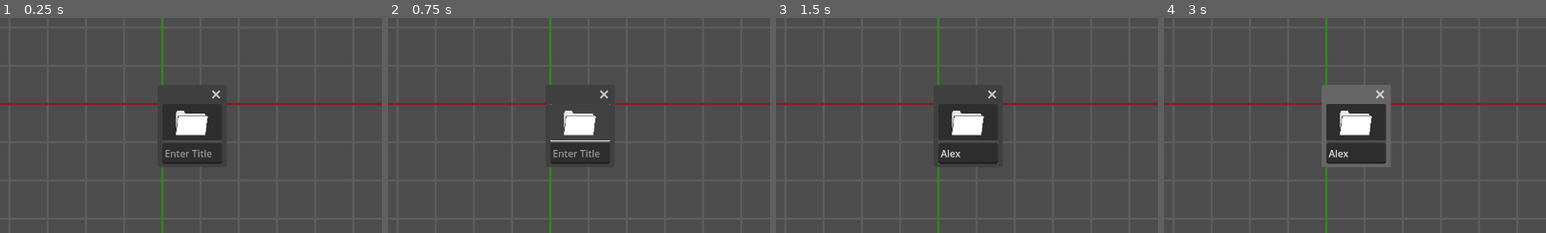
Above: before the commit, frames 1-4 (left to right).
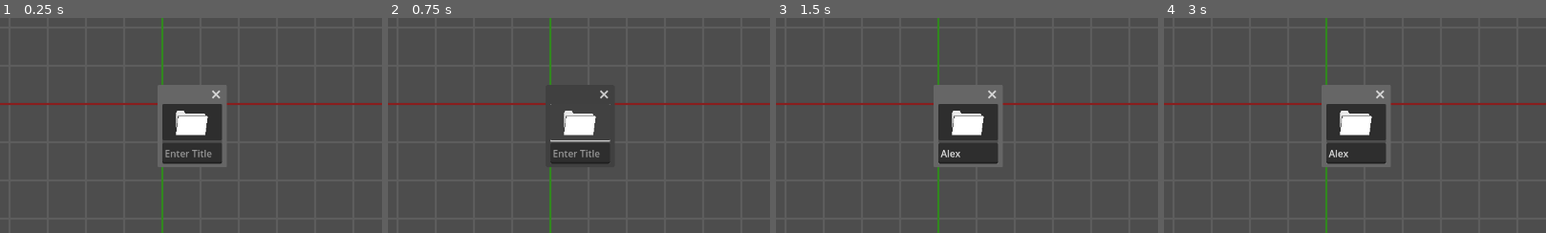
Above: after the commit, the same moments.

Repository: TophatMoth/TMPMS-v2
Game: Godot game, scene res://InProject.tscn
The game is run twice, just before and just after one commit, with the same random seed, the same clock (stepped at 60 frames per second) and the same inputs. The engine's default icon, where the game draws it, is replaced by a stand-in: a white triangle on a blue panel in a dark square.
Inputs (mouse positions are % of the whole screen's width and height, from its top left):
- Up to frame 1 (0.25 s): no input
- Up to frame 2 (0.75 s): click (54, 57) at 0.52 s; type "Alex" at 0.6 s
- Up to frame 3 (1.5 s): click (54, 61) at 0.75 s; type "Alex" at 0.83 s; click (3, 5) at 1.25 s
- Up to frame 4 (3 s): click (8, 5) at 2 s; click (13, 5) at 2.75 s
The pictures show only the part of the screen within x 29-79%, y 30-80%; the shares and areas given below are measured in that part.

The runs differ from the first frame. In frame 1, 2.4% of the frame differs, in the area x 41-60%, y 31-70%; in frame 2, nothing differs; in frame 3, 2.4%; in frame 4, nothing differs.

Commit message:
UI Fixes
- The UI will no longer show up behind the FileObjects
- Lowered the minimum size for a FileObject

Diff:
--- a/FileObjects/BaseFileObject.tscn
+++ b/FileObjects/BaseFileObject.tscn
@@ -4,6 +4,6 @@
 
 [node name="FileObject" type="Window"]
 disable_3d = true
-min_size = Vector2i(100, 100)
+min_size = Vector2i(20, 20)
 content_scale_aspect = 4
 script = ExtResource("1_8rn4g")
--- a/Global.gd
+++ b/Global.gd
@@ -29,9 +29,16 @@
 	if get_tree().root.has_focus():
 		return Vector2i(get_tree().root.get_mouse_position());
 
-	for child in file_obj_container.get_children():
-		if child is Window:
-			if child.has_focus():
-				return Vector2i(child.get_mouse_position()) + child.position;
+	if proj_controller != null && is_instance_valid(proj_controller):
+		for child in proj_controller.ui.get_children():
+			if child is Window:
+				if child.has_focus():
+					return Vector2i(child.get_mouse_position()) + child.position;
+
+	if file_obj_container != null && is_instance_valid(file_obj_container):
+		for child in file_obj_container.get_children():
+			if child is Window:
+				if child.has_focus():
+					return Vector2i(child.get_mouse_position()) + child.position;
 
 	return Vector2i.ZERO;
--- a/InProject.tscn
+++ b/InProject.tscn
@@ -22,11 +22,56 @@
 [node name="Camera2D" type="Camera2D" parent="." node_paths=PackedStringArray("coord_label")]
 current = true
 script = ExtResource("2_6aecc")
-coord_label = NodePath("../UI/VBoxContainer/HBoxContainer/MarginContainer/CoordLabel")
+coord_label = NodePath("../UI/MarginContainer/CoordLabel")
 
 [node name="Grid" parent="." instance=ExtResource("2_ccm7a")]
 
 [node name="UI" parent="." instance=ExtResource("4_v4jb4")]
+
+[node name="MarginContainer" parent="UI/TopBar/Top Bar" index="0"]
+layout_mode = 1
+
+[node name="HBoxContainer" parent="UI/TopBar/Top Bar/MarginContainer" index="0"]
+layout_mode = 2
+
+[node name="HomeButton" parent="UI/TopBar/Top Bar/MarginContainer/HBoxContainer" index="0"]
+layout_mode = 2
+
+[node name="UpFolderButton" parent="UI/TopBar/Top Bar/MarginContainer/HBoxContainer" index="1"]
+layout_mode = 2
+
+[node name="CenterButton" parent="UI/TopBar/Top Bar/MarginContainer/HBoxContainer" index="2"]
+layout_mode = 2
+
+[node name="CenterFilesButton" parent="UI/TopBar/Top Bar/MarginContainer/HBoxContainer" index="3"]
+layout_mode = 2
+
+[node name="Label" parent="UI/TopBar/Top Bar/MarginContainer/HBoxContainer" index="4"]
+layout_mode = 2
+
+[node name="SaveButton" parent="UI/TopBar/Top Bar/MarginContainer/HBoxContainer" index="5"]
+layout_mode = 2
+
+[node name="CloseButton" parent="UI/TopBar/Top Bar/MarginContainer/HBoxContainer" index="6"]
+layout_mode = 2
+
+[node name="MarginContainer" parent="UI/SideBar/Side Bar" index="0"]
+layout_mode = 1
+
+[node name="VBoxContainer" parent="UI/SideBar/Side Bar/MarginContainer" index="0"]
+layout_mode = 2
+
+[node name="TextboxButton" parent="UI/SideBar/Side Bar/MarginContainer/VBoxContainer" index="0"]
+layout_mode = 2
+
+[node name="FolderButton" parent="UI/SideBar/Side Bar/MarginContainer/VBoxContainer" index="1"]
+layout_mode = 2
+
+[node name="ImageButton" parent="UI/SideBar/Side Bar/MarginContainer/VBoxContainer" index="2"]
+layout_mode = 2
+
+[node name="CoordLabel" parent="UI/MarginContainer" index="0"]
+layout_mode = 2
 
 [node name="FileObjects" type="Node" parent="."]
 script = SubResource("GDScript_syp4w")
@@ -34,13 +79,10 @@
 [node name="FileObject" parent="FileObjects" instance=ExtResource("2_g7pos")]
 
 [node name="FileObject2" parent="FileObjects" instance=ExtResource("4_77fss")]
-position = Vector2i(150, 0)
 
 [node name="FileObject3" parent="FileObjects" instance=ExtResource("5_skgah")]
-position = Vector2i(0, 150)
 
 [node name="FileObject4" parent="FileObjects" instance=ExtResource("6_l58vb")]
-position = Vector2i(150, 150)
 
 [connection signal="button_pressed" from="UI" to="." method="_on_ui_button_pressed"]
 
--- a/ProjectController.gd
+++ b/ProjectController.gd
@@ -1,5 +1,7 @@
 extends Node2D
 class_name ProjectController
+
+@onready var ui : ProjectUI = $UI;
 
 func _on_ui_button_pressed(button_id : int):
 	match(button_id):
--- a/UI.tscn
+++ b/UI.tscn
@@ -11,27 +11,44 @@
 [ext_resource type="Texture2D" uid="uid://cinnmmy84vci0" path="res://ButtonIcons/CreateFolder.png" id="8_7wiit"]
 [ext_resource type="Texture2D" uid="uid://dfmgb4h78gvd5" path="res://ButtonIcons/Image.png" id="9_0novp"]
 
+[sub_resource type="GDScript" id="GDScript_tbdg4"]
+script/source = "extends Window
+
+@export_enum(\"X\", \"Y\") var resize_axis : int = 0;
+@export var subtract_amount : int = 0;
+
+func _ready():
+	get_tree().root.size_changed.connect(update_size);
+	update_size();
+	grab_focus();
+
+func update_size():
+	size[resize_axis] = get_tree().root.size[resize_axis] - subtract_amount;
+"
+
 [sub_resource type="LabelSettings" id="LabelSettings_iyxkq"]
 font_size = 24
 
 [node name="UI" type="CanvasLayer"]
 script = ExtResource("1_qeb1a")
 
-[node name="VBoxContainer" type="VBoxContainer" parent="."]
-anchors_preset = 15
-anchor_right = 1.0
-anchor_bottom = 1.0
-grow_horizontal = 2
-grow_vertical = 2
-theme_override_constants/separation = 0
-
-[node name="Top Bar" type="ColorRect" parent="VBoxContainer"]
+[node name="TopBar" type="Window" parent="."]
+size = Vector2i(1280, 72)
+unresizable = true
+borderless = true
+always_on_top = true
+script = SubResource("GDScript_tbdg4")
+
+[node name="Top Bar" type="ColorRect" parent="TopBar"]
 custom_minimum_size = Vector2i(0, 72)
-offset_right = 1280.0
-offset_bottom = 72.0
+anchors_preset = 15
+anchor_right = 1.0
+anchor_bottom = 1.0
+grow_horizontal = 2
+grow_vertical = 2
 color = Color(0.145098, 0.145098, 0.164706, 1)
 
-[node name="MarginContainer" type="MarginContainer" parent="VBoxContainer/Top Bar"]
+[node name="MarginContainer" type="MarginContainer" parent="TopBar/Top Bar"]
 anchors_preset = 15
 anchor_right = 1.0
 anchor_bottom = 1.0
@@ -42,57 +59,57 @@
 theme_override_constants/margin_right = 4
 theme_override_constants/margin_bottom = 4
 
-[node name="HBoxContainer" type="HBoxContainer" parent="VBoxContainer/Top Bar/MarginContainer"]
+[node name="HBoxContainer" type="HBoxContainer" parent="TopBar/Top Bar/MarginContainer"]
 offset_left = 4.0
 offset_top = 4.0
 offset_right = 1276.0
-offset_bottom = 68.0
-grow_horizontal = 2
-grow_vertical = 2
-
-[node name="HomeButton" type="Button" parent="VBoxContainer/Top Bar/MarginContainer/HBoxContainer"]
+offset_bottom = 716.0
+grow_horizontal = 2
+grow_vertical = 2
+
+[node name="HomeButton" type="Button" parent="TopBar/Top Bar/MarginContainer/HBoxContainer"]
 custom_minimum_size = Vector2i(64, 64)
 offset_right = 64.0
-offset_bottom = 64.0
+offset_bottom = 712.0
 tooltip_text = "Go to the project's home folder"
 focus_mode = 0
 icon = ExtResource("1_6ecu8")
 icon_alignment = 1
 
-[node name="UpFolderButton" type="Button" parent="VBoxContainer/Top Bar/MarginContainer/HBoxContainer"]
+[node name="UpFolderButton" type="Button" parent="TopBar/Top Bar/MarginContainer/HBoxContainer"]
 custom_minimum_size = Vector2i(64, 64)
 offset_left = 68.0
 offset_right = 132.0
-offset_bottom = 64.0
+offset_bottom = 712.0
 tooltip_text = "Go to the folder containing the current one"
 focus_mode = 0
 icon = ExtResource("2_74m46")
 icon_alignment = 1
 
-[node name="CenterButton" type="Button" parent="VBoxContainer/Top Bar/MarginContainer/HBoxContainer"]
+[node name="CenterButton" type="Button" parent="TopBar/Top Bar/MarginContainer/HBoxContainer"]
 custom_minimum_size = Vector2i(64, 64)
 offset_left = 136.0
 offset_right = 200.0
-offset_bottom = 64.0
+offset_bottom = 712.0
 tooltip_text = "Return the camera to (0, 0)"
 focus_mode = 0
 icon = ExtResource("3_168dc")
 icon_alignment = 1
 
-[node name="CenterFilesButton" type="Button" parent="VBoxContainer/Top Bar/MarginContainer/HBoxContainer"]
+[node name="CenterFilesButton" type="Button" parent="TopBar/Top Bar/MarginContainer/HBoxContainer"]
 custom_minimum_size = Vector2i(64, 64)
 offset_left = 204.0
 offset_right = 268.0
-offset_bottom = 64.0
+offset_bottom = 712.0
 tooltip_text = "Return the camera and all files to (0, 0)"
 focus_mode = 0
 icon = ExtResource("4_n1mjh")
 icon_alignment = 1
 
-[node name="Label" type="Label" parent="VBoxContainer/Top Bar/MarginContainer/HBoxContainer"]
+[node name="Label" type="Label" parent="TopBar/Top Bar/MarginContainer/HBoxContainer"]
 offset_left = 272.0
 offset_right = 1136.0
-offset_bottom = 64.0
+offset_bottom = 712.0
 size_flags_horizontal = 3
 size_flags_vertical = 1
 text = "placeholder_text/placeholder_text/placeholder_text/placeholder_text/if_you_see_this/there_is_a_bug/please_report_it/"
@@ -100,37 +117,44 @@
 vertical_alignment = 1
 clip_text = true
 
-[node name="SaveButton" type="Button" parent="VBoxContainer/Top Bar/MarginContainer/HBoxContainer"]
+[node name="SaveButton" type="Button" parent="TopBar/Top Bar/MarginContainer/HBoxContainer"]
 custom_minimum_size = Vector2i(64, 64)
 offset_left = 1140.0
 offset_right = 1204.0
-offset_bottom = 64.0
+offset_bottom = 712.0
 focus_mode = 0
 icon = ExtResource("5_qp8or")
 icon_alignment = 1
 
-[node name="CloseButton" type="Button" parent="VBoxContainer/Top Bar/MarginContainer/HBoxContainer"]
+[node name="CloseButton" type="Button" parent="TopBar/Top Bar/MarginContainer/HBoxContainer"]
 custom_minimum_size = Vector2i(64, 64)
 offset_left = 1208.0
 offset_right = 1272.0
-offset_bottom = 64.0
+offset_bottom = 712.0
 focus_mode = 0
 icon = ExtResource("6_2wdyd")
 icon_alignment = 1
 
-[node name="HBoxContainer" type="HBoxContainer" parent="VBoxContainer"]
-offset_top = 72.0
-offset_right = 1280.0
-offset_bottom = 720.0
-size_flags_vertical = 3
-
-[node name="Side Bar" type="ColorRect" parent="VBoxContainer/HBoxContainer"]
+[node name="SideBar" type="Window" parent="."]
+position = Vector2i(0, 72)
+size = Vector2i(72, 648)
+unresizable = true
+borderless = true
+always_on_top = true
+script = SubResource("GDScript_tbdg4")
+resize_axis = 1
+subtract_amount = 72
+
+[node name="Side Bar" type="ColorRect" parent="SideBar"]
 custom_minimum_size = Vector2i(72, 0)
-offset_right = 72.0
-offset_bottom = 648.0
+anchors_preset = 15
+anchor_right = 1.0
+anchor_bottom = 1.0
+grow_horizontal = 2
+grow_vertical = 2
 color = Color(0.211765, 0.211765, 0.239216, 1)
 
-[node name="MarginContainer" type="MarginContainer" parent="VBoxContainer/HBoxContainer/Side Bar"]
+[node name="MarginContainer" type="MarginContainer" parent="SideBar/Side Bar"]
 anchors_preset = 15
 anchor_right = 1.0
 anchor_bottom = 1.0
@@ -141,54 +165,56 @@
 theme_override_constants/margin_right = 4
 theme_override_constants/margin_bottom = 4
 
-[node name="VBoxContainer" type="VBoxContainer" parent="VBoxContainer/HBoxContainer/Side Bar/MarginContainer"]
+[node name="VBoxContainer" type="VBoxContainer" parent="SideBar/Side Bar/MarginContainer"]
 offset_left = 4.0
 offset_top = 4.0
-offset_right = 68.0
-offset_bottom = 644.0
-grow_horizontal = 2
-grow_vertical = 2
-
-[node name="TextboxButton" type="Button" parent="VBoxContainer/HBoxContainer/Side Bar/MarginContainer/VBoxContainer"]
-custom_minimum_size = Vector2i(64, 64)
-offset_right = 64.0
+offset_right = 1276.0
+offset_bottom = 716.0
+grow_horizontal = 2
+grow_vertical = 2
+
+[node name="TextboxButton" type="Button" parent="SideBar/Side Bar/MarginContainer/VBoxContainer"]
+custom_minimum_size = Vector2i(64, 64)
+offset_right = 1272.0
 offset_bottom = 64.0
 tooltip_text = "Add a textbox"
 focus_mode = 0
 icon = ExtResource("7_y56ab")
 icon_alignment = 1
 
-[node name="FolderButton" type="Button" parent="VBoxContainer/HBoxContainer/Side Bar/MarginContainer/VBoxContainer"]
+[node name="FolderButton" type="Button" parent="SideBar/Side Bar/MarginContainer/VBoxContainer"]
 custom_minimum_size = Vector2i(64, 64)
 offset_top = 68.0
-offset_right = 64.0
+offset_right = 1272.0
 offset_bottom = 132.0
 tooltip_text = "Add a folder"
 focus_mode = 0
 icon = ExtResource("8_7wiit")
 icon_alignment = 1
 
-[node name="ImageButton" type="Button" parent="VBoxContainer/HBoxContainer/Side Bar/MarginContainer/VBoxContainer"]
+[node name="ImageButton" type="Button" parent="SideBar/Side Bar/MarginContainer/VBoxContainer"]
 custom_minimum_size = Vector2i(64, 64)
 offset_top = 136.0
-offset_right = 64.0
+offset_right = 1272.0
 offset_bottom = 200.0
 tooltip_text = "Add an image"
 focus_mode = 0
 icon = ExtResource("9_0novp")
 icon_alignment = 1
 
-[node name="MarginContainer" type="MarginContainer" parent="VBoxContainer/HBoxContainer"]
-offset_left = 76.0
-offset_right = 1280.0
-offset_bottom = 648.0
+[node name="MarginContainer" type="MarginContainer" parent="."]
+anchors_preset = 15
+anchor_right = 1.0
+anchor_bottom = 1.0
+grow_horizontal = 2
+grow_vertical = 2
 size_flags_horizontal = 3
 theme_override_constants/margin_right = 6
 theme_override_constants/margin_bottom = 4
 
-[node name="CoordLabel" type="Label" parent="VBoxContainer/HBoxContainer/MarginContainer"]
-offset_right = 1198.0
-offset_bottom = 644.0
+[node name="CoordLabel" type="Label" parent="MarginContainer"]
+offset_right = 1274.0
+offset_bottom = 716.0
 grow_horizontal = 2
 grow_vertical = 2
 size_flags_horizontal = 3
@@ -198,12 +224,12 @@
 horizontal_alignment = 2
 vertical_alignment = 2
 
-[connection signal="pressed" from="VBoxContainer/Top Bar/MarginContainer/HBoxContainer/HomeButton" to="." method="press_button" binds= [0]]
-[connection signal="pressed" from="VBoxContainer/Top Bar/MarginContainer/HBoxContainer/UpFolderButton" to="." method="press_button" binds= [1]]
-[connection signal="pressed" from="VBoxContainer/Top Bar/MarginContainer/HBoxContainer/CenterButton" to="." method="press_button" binds= [2]]
-[connection signal="pressed" from="VBoxContainer/Top Bar/MarginContainer/HBoxContainer/CenterFilesButton" to="." method="press_button" binds= [3]]
-[connection signal="pressed" from="VBoxContainer/Top Bar/MarginContainer/HBoxContainer/SaveButton" to="." method="press_button" binds= [4]]
-[connection signal="pressed" from="VBoxContainer/Top Bar/MarginContainer/HBoxContainer/CloseButton" to="." method="press_button" binds= [5]]
-[connection signal="pressed" from="VBoxContainer/HBoxContainer/Side Bar/MarginContainer/VBoxContainer/TextboxButton" to="." method="press_button" binds= [6]]
-[connection signal="pressed" from="VBoxContainer/HBoxContainer/Side Bar/MarginContainer/VBoxContainer/FolderButton" to="." method="press_button" binds= [7]]
-[connection signal="pressed" from="VBoxContainer/HBoxContainer/Side Bar/MarginContainer/VBoxContainer/ImageButton" to="." method="press_button" binds= [8]]
+[connection signal="pressed" from="TopBar/Top Bar/MarginContainer/HBoxContainer/HomeButton" to="." method="press_button" binds= [0]]
+[connection signal="pressed" from="TopBar/Top Bar/MarginContainer/HBoxContainer/UpFolderButton" to="." method="press_button" binds= [1]]
+[connection signal="pressed" from="TopBar/Top Bar/MarginContainer/HBoxContainer/CenterButton" to="." method="press_button" binds= [2]]
+[connection signal="pressed" from="TopBar/Top Bar/MarginContainer/HBoxContainer/CenterFilesButton" to="." method="press_button" binds= [3]]
+[connection signal="pressed" from="TopBar/Top Bar/MarginContainer/HBoxContainer/SaveButton" to="." method="press_button" binds= [4]]
+[connection signal="pressed" from="TopBar/Top Bar/MarginContainer/HBoxContainer/CloseButton" to="." method="press_button" binds= [5]]
+[connection signal="pressed" from="SideBar/Side Bar/MarginContainer/VBoxContainer/TextboxButton" to="." method="press_button" binds= [6]]
+[connection signal="pressed" from="SideBar/Side Bar/MarginContainer/VBoxContainer/FolderButton" to="." method="press_button" binds= [7]]
+[connection signal="pressed" from="SideBar/Side Bar/MarginContainer/VBoxContainer/ImageButton" to="." method="press_button" binds= [8]]
Not shown: 1 places in UI.tscn that only renumber resources
